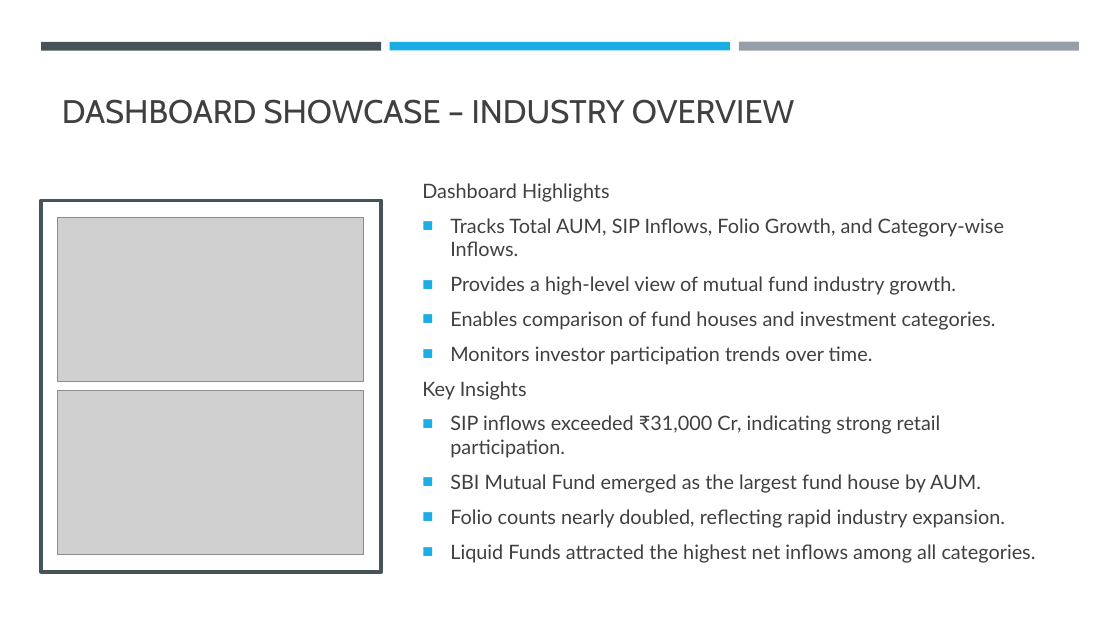
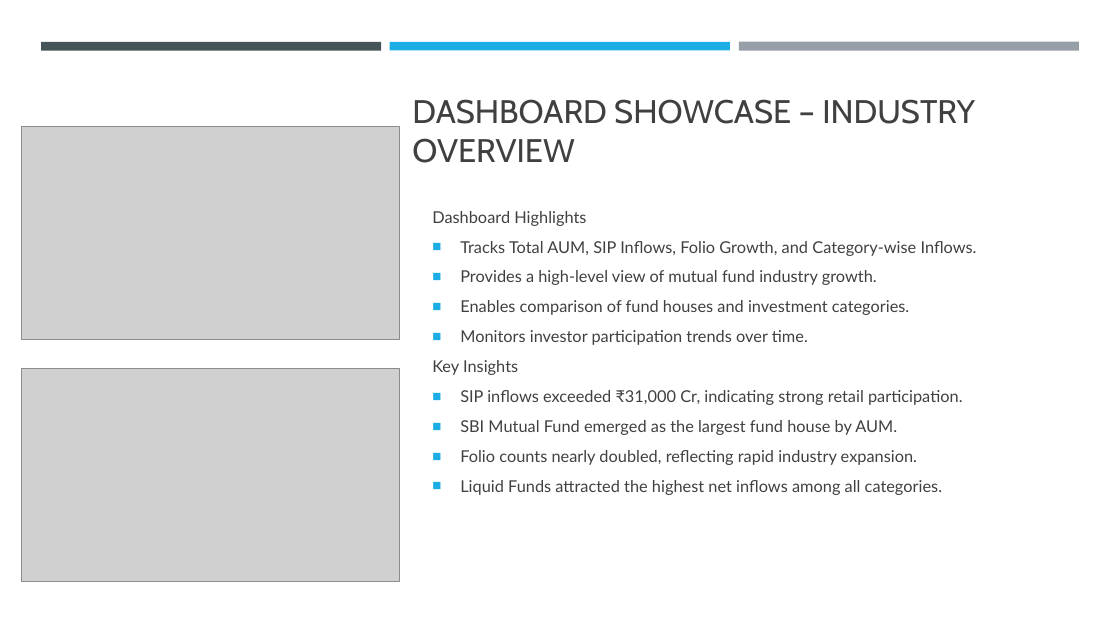
Before and after one commit to Nihal-210/Bluestock-project, a slide deck: slide 9 of reports/Bluestock Mutual Fund Analytics.pptx. Drawn at 1120x630 pixels with LibreOffice and Linux fonts; fonts in the diff are those of the drawing; grey boxes stand for pictures. Boxes give left, top, right and bottom in pixels: in the first picture for what was removed or moved away, otherwise in the second. Text is boxed around its words. In the diff, an @@ line names an element or a change of style, - is before the commit and + after.

```diff
--- a/reports/Bluestock Mutual Fund Analytics.pptx
+++ b/reports/Bluestock Mutual Fund Analytics.pptx
@@ rectangle added at bbox=[0, 0, 1120, 630], fill #FFFFFF @@
@@ title "DASHBOARD SHOWCASE – INDUSTRY OVERVIEW" rewrapped from bbox=[62, 99, 794, 124] to bbox=[412, 99, 975, 163] @@
@@ picture added at bbox=[22, 127, 400, 339] @@
@@ rectangle removed at bbox=[41, 200, 381, 571] @@
@@ text "Dashboard Highlights": place and size @@
-text "Dashboard Highlights" at bbox=[422, 218, 1036, 563]
+text "Dashboard Highlights" at bbox=[432, 211, 977, 495]
@@ text "Dashboard Highlights" at bbox=[432, 211, 977, 495]: size 17 to 14 pt @@
@@ picture removed at bbox=[58, 218, 364, 382] @@
@@ picture: place and size @@
-picture at bbox=[58, 391, 364, 555]
+picture at bbox=[22, 369, 400, 582]
```
Also in this commit, not shown: 1 other slide changed, 5 other files.
